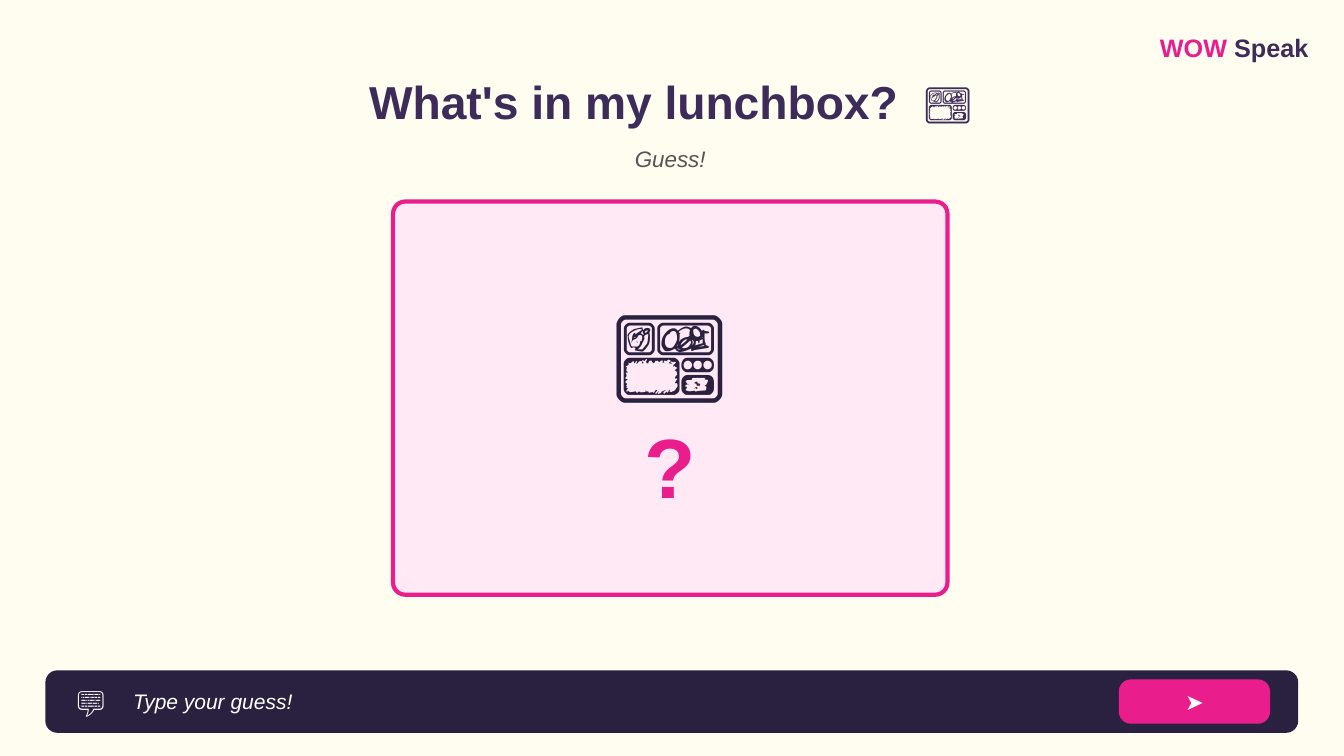
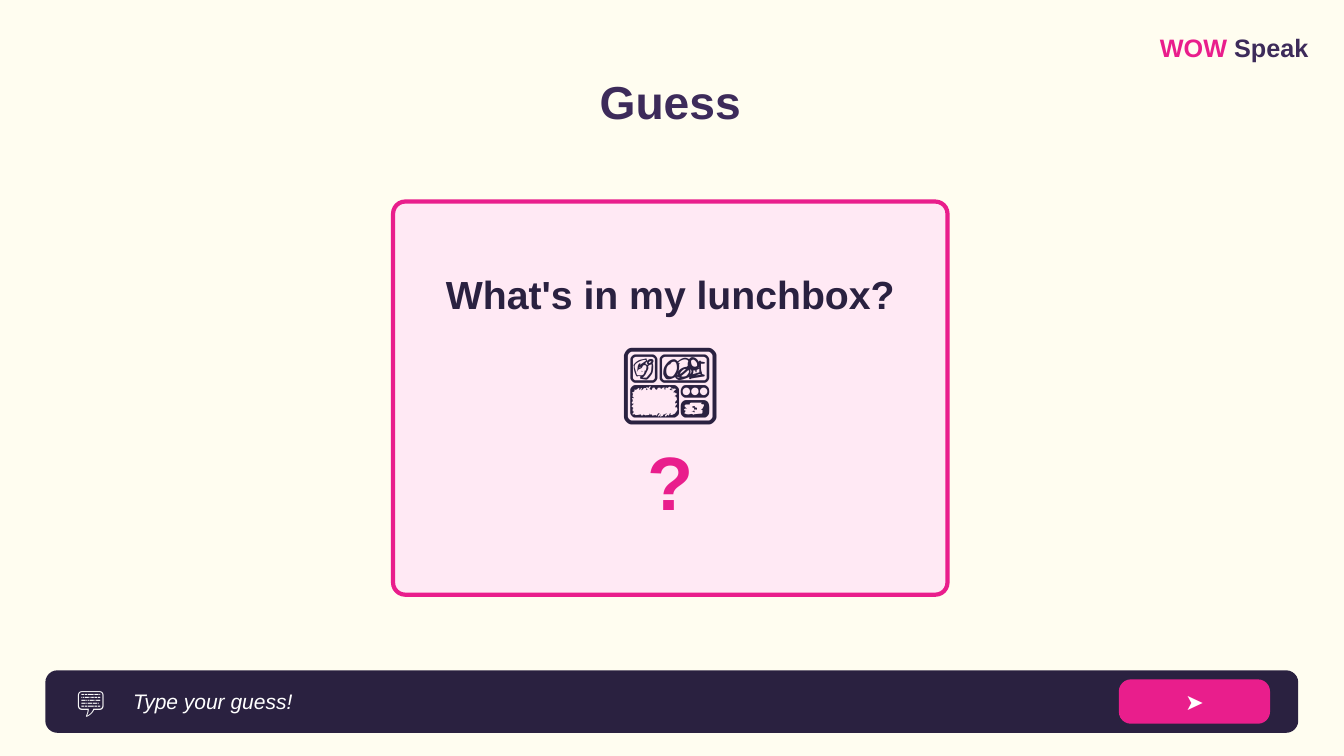
Before and after one commit to wowspeakschool-lang/classroom, a slide deck: slide 3 of vebinary/03.12_A-an/7-9/WOW_Speak_A_An_Food_7-9_LESSON.pptx. Drawn at 1344x756 pixels with LibreOffice and Linux fonts; fonts in the diff are those of the drawing; grey boxes stand for pictures. Boxes give left, top, right and bottom in pixels: in the first picture for what was removed or moved away, otherwise in the second. Text is boxed around its words. In the diff, an @@ line names an element or a change of style, - is before the commit and + after.

```diff
--- a/vebinary/03.12_A-an/7-9/WOW_Speak_A_An_Food_7-9_LESSON.pptx
+++ b/vebinary/03.12_A-an/7-9/WOW_Speak_A_An_Food_7-9_LESSON.pptx
@@ text at box(600, 86, 741, 120): text changed; size 16 to 33 pt; text colour #555555 to #3D2B5A; bold on; italic off @@
-Guess!
+Guess
@@ rounded rectangle "What's in my lunchbox?": place and size @@
-rounded rectangle "What's in my lunchbox?" at box(369, 85, 898, 128)
+rounded rectangle "What's in my lunchbox?" at box(393, 202, 948, 595)
@@ rounded rectangle "What's in my lunchbox?" at box(393, 202, 948, 595): fill none to #FFE9F4; outline none to #E91E8C 3 pt @@
@@ rounded rectangle removed at box(393, 202, 948, 595) @@
-🍱
-?
@@ text in rounded rectangle at box(446, 280, 895, 317): text changed; size 33 to 28 pt; text colour #3D2B5A to #2A2140 @@
-What's in my lunchbox? 🍱
+What's in my lunchbox?
+🍱
+?
```
Also in this commit, not shown: 22 other slides changed, 7 other files.
